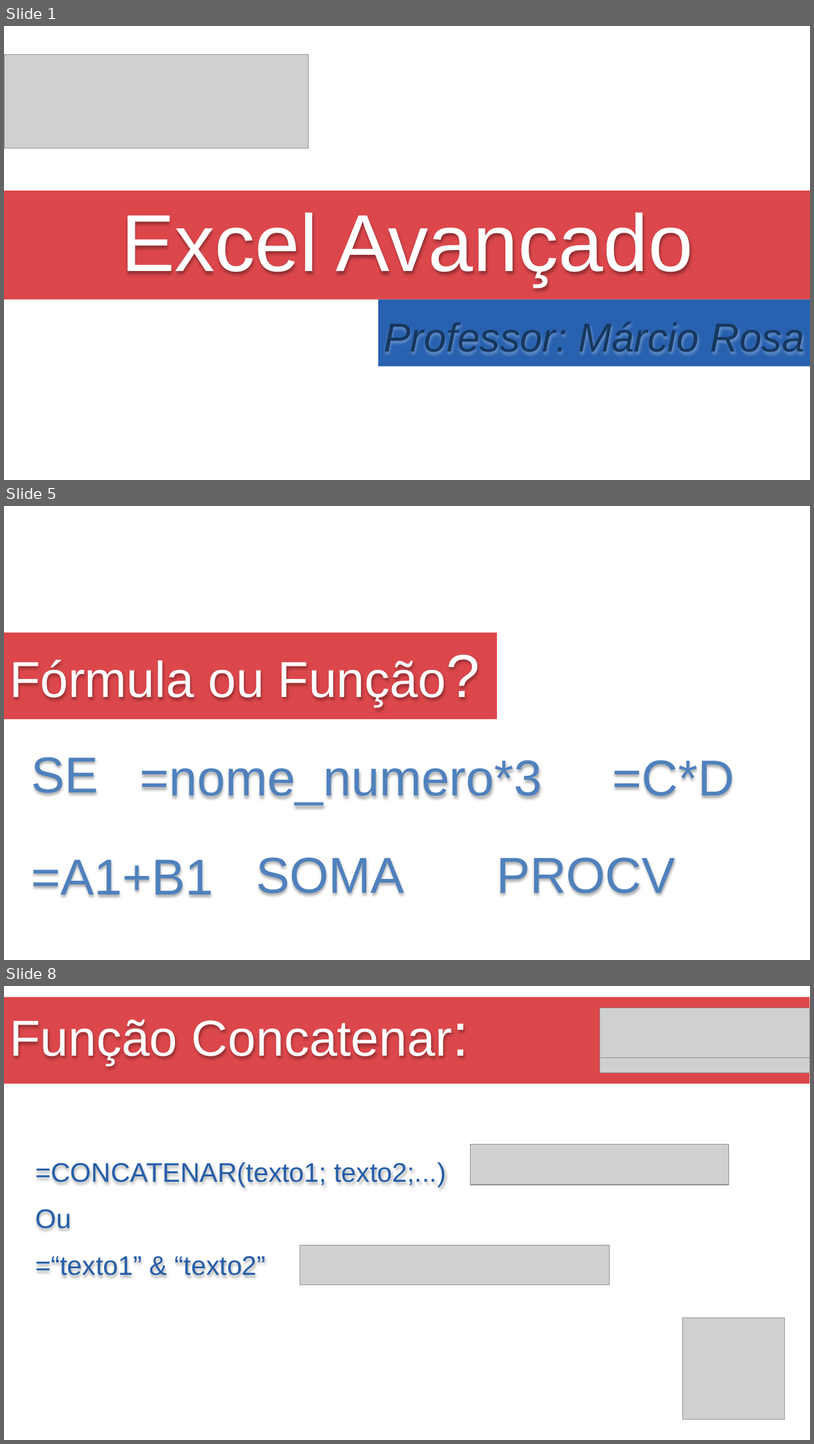
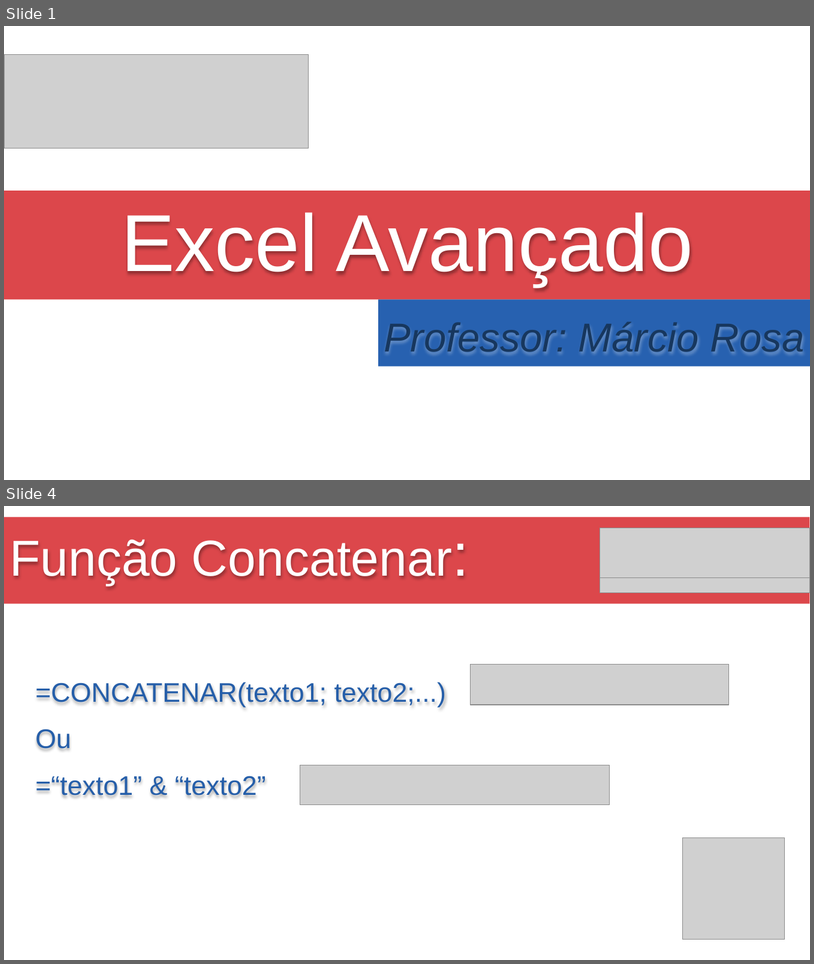
Before and after one commit to Marcsuper/TeachX, a slide deck: Turma 462 - Outubro 2017/Aula 2/Aula de Excel 2.pptx. Shown one above the other, each under a label of ours: slides 1, 5 and 8 before the commit, slides 1 and 4 after it; the slides between them are not shown. The pictures are 814x1444 and 814x964 pixels, drawn with LibreOffice and Linux fonts; fonts in the diff are those of the drawing; grey boxes stand for pictures. Boxes give left, top, right and bottom in pixels: in the first picture for what was removed or moved away, otherwise in the second. Text is boxed around its words. In the diff, an @@ line names an element or a change of style, - is before the commit and + after.

```diff
--- a/Turma 462 - Outubro 2017/Aula 2/Aula de Excel 2.pptx
+++ b/Turma 462 - Outubro 2017/Aula 2/Aula de Excel 2.pptx
@@ slide 5 removed at (x1=4, y1=506, x2=810, y2=960), background #FFFFFF @@
@@ rectangle removed at (x1=4, y1=633, x2=497, y2=719) @@
@@ title removed at (x1=9, y1=660, x2=446, y2=706) @@
-Fórmula ou Função?
@@ text removed at (x1=32, y1=757, x2=99, y2=795) @@
-SE
@@ text removed at (x1=140, y1=760, x2=542, y2=805) @@
-=nome_numero*3
@@ text removed at (x1=613, y1=760, x2=735, y2=798) @@
-=C*D
@@ text removed at (x1=32, y1=859, x2=213, y2=897) @@
-=A1+B1
@@ text removed at (x1=256, y1=857, x2=404, y2=895) @@
-SOMA
@@ text removed at (x1=497, y1=857, x2=675, y2=895) @@
-PROCV
@@ what was slide 8 is now slide 4 @@
```
Also in this commit, not shown: 2 slides changed, 1 slide added, 3 other slides removed, 10 other files.
